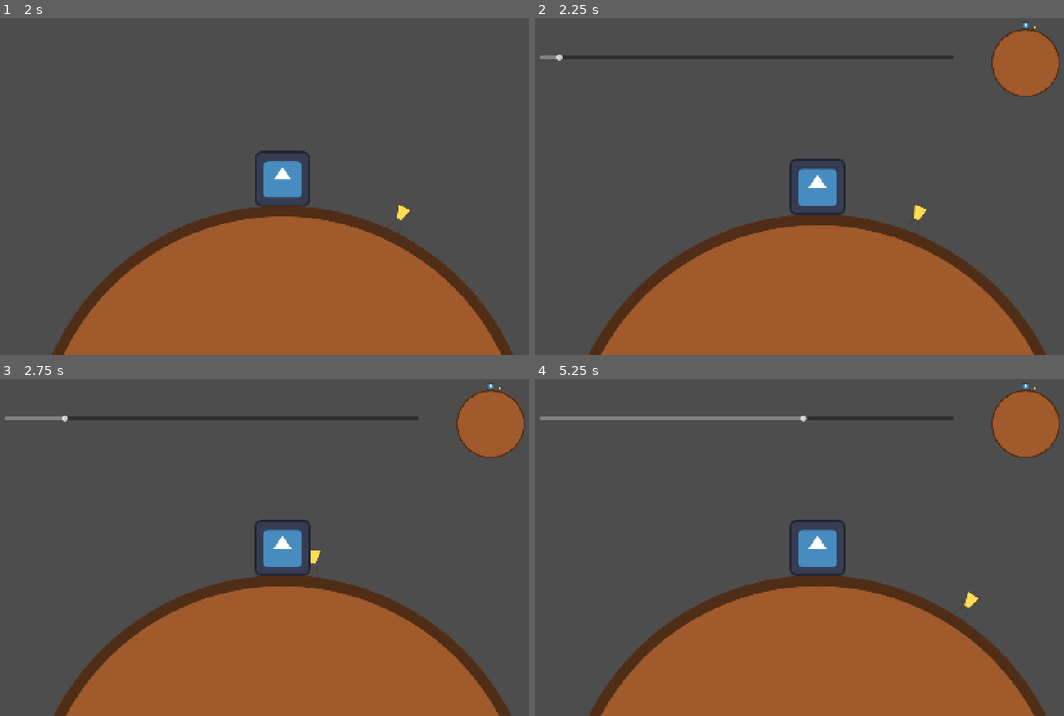
Above: before the commit, frames 1-4 (two rows, left to right).
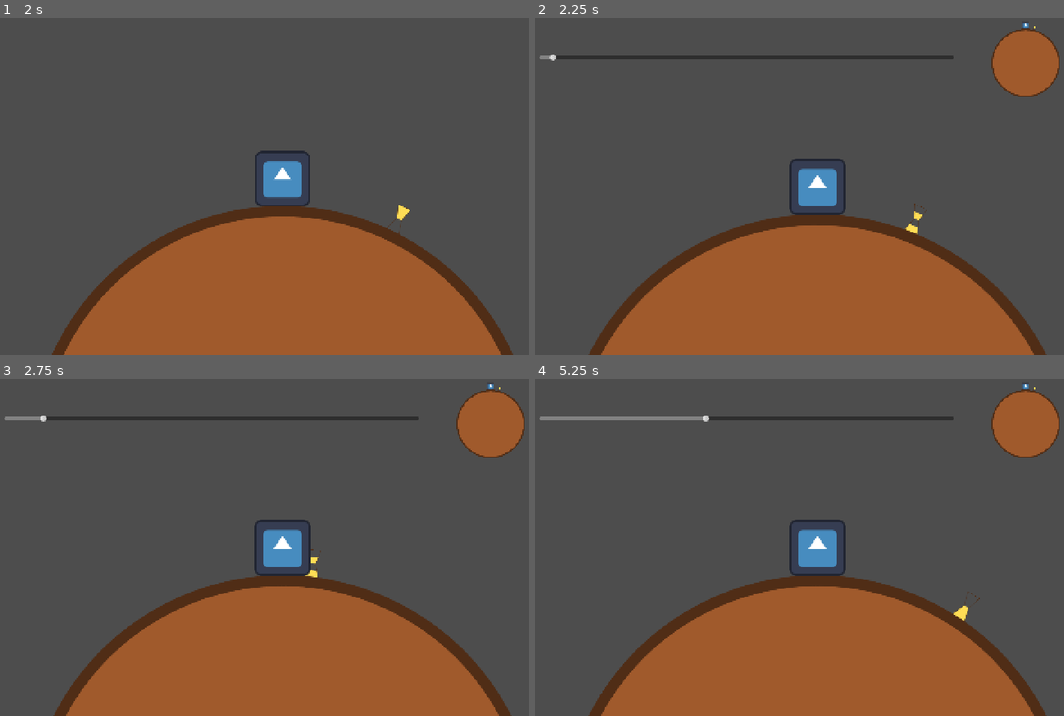
Above: after the commit, the same moments.

Repository: RajwolChapagain/GMTK-2025
Game: Godot game, scene res://scenes/main.tscn
Two runs of this game, one before a commit and one after it. Both use one fixed random seed, a clock stepped at 60 frames per second and the inputs below. The engine's default icon, where the game draws it, is replaced by a stand-in: a white triangle on a blue panel in a dark square.
Inputs:
- Up to frame 1 (2 s): hold Right (move_right) 0.53-1.28 s; hold Left (move_left) from 1.28 s (still down)
- Up to frame 2 (2.25 s): release Left (move_left) at 2.03 s; hold Right (move_right) from 2.03 s (still down)
- Up to frame 3 (2.75 s): keep holding Right (move_right)
- Up to frame 4 (5.25 s): release Right (move_right) at 3.53 s; hold Left (move_left) from 3.53 s (still down); tap Enter at 4.25 s

Frame 1 is identical in both runs. In frame 2, 0.1% of the frame differs, in the area x 2-75%, y 10-65%; in frame 3, 0.1%; in frame 4, 0.4%, in the area x 31-84%, y 10-72%.

Commit message:
Implement hourglass sand state through animated sprite

Diff:
--- a/scenes/hourglass.tscn
+++ b/scenes/hourglass.tscn
@@ -1,11 +1,32 @@
-[gd_scene load_steps=3 format=3 uid="uid://cmccydrsy5got"]
+[gd_scene load_steps=6 format=3 uid="uid://cmccydrsy5got"]
 
 [ext_resource type="Script" uid="uid://bwv5ynxwlrd2r" path="res://scripts/hourglass.gd" id="1_21rql"]
-[ext_resource type="Texture2D" uid="uid://cmk3suexuumih" path="res://assets/hourglass.png" id="1_136ty"]
+[ext_resource type="Texture2D" uid="uid://cmk3suexuumih" path="res://assets/hourglass_top_full.png" id="2_gljpn"]
+[ext_resource type="Texture2D" uid="uid://bmtaajc65yexh" path="res://assets/hourglass_top_half.png" id="3_iemr1"]
+[ext_resource type="Texture2D" uid="uid://b3xyti6chhd6d" path="res://assets/hourglass_top_empty.png" id="4_5hiwc"]
+
+[sub_resource type="SpriteFrames" id="SpriteFrames_qjjj4"]
+animations = [{
+"frames": [{
+"duration": 1.0,
+"texture": ExtResource("2_gljpn")
+}, {
+"duration": 1.0,
+"texture": ExtResource("3_iemr1")
+}, {
+"duration": 1.0,
+"texture": ExtResource("4_5hiwc")
+}],
+"loop": false,
+"name": &"default",
+"speed": 0.5
+}]
 
 [node name="Hourglass" type="Node2D"]
 script = ExtResource("1_21rql")
 state_names = Array[StringName]([&"sand_state"])
 
-[node name="Sprite2D" type="Sprite2D" parent="."]
-texture = ExtResource("1_136ty")
+[node name="AnimatedSprite2D" type="AnimatedSprite2D" parent="."]
+unique_name_in_owner = true
+sprite_frames = SubResource("SpriteFrames_qjjj4")
+autoplay = "default"
--- a/scenes/main.tscn
+++ b/scenes/main.tscn
@@ -119,5 +119,5 @@
 
 [node name="DayTimer" type="Timer" parent="."]
 unique_name_in_owner = true
-wait_time = 5.0
+wait_time = 8.0
 one_shot = true
--- a/scripts/hourglass.gd
+++ b/scripts/hourglass.gd
@@ -2,8 +2,15 @@
 
 @export var state_names: Array[StringName]
 
-enum SAND_STATES { TOP_FULL, TOP_HALF, TOP_EMPTY }
-var sand_state = SAND_STATES.TOP_FULL
+@onready var sand_state = %AnimatedSprite2D.frame:
+	get:
+		return sand_state
+	set(value):
+		%AnimatedSprite2D.frame = value
+		sand_state = value
+
+func _ready() -> void:
+	%AnimatedSprite2D.frame_changed.connect(on_animation_frame_changed)
 
 func get_state() -> Dictionary:
 	var state = {}
@@ -20,3 +27,6 @@
 func set_state(states: Dictionary) -> void:
 	for state_name in states:
 		set(state_name, states[state_name])
+
+func on_animation_frame_changed() -> void:
+	sand_state = %AnimatedSprite2D.frame
Binary file added: assets/hourglass_top_empty.png
Not shown, changed: assets/hourglass_top_empty.png.import
Renamed: assets/hourglass.png -> assets/hourglass_top_full.png
Not shown, added: assets/hourglass_top_full.png.import
Binary file added: assets/hourglass_top_half.png
Not shown, added: assets/hourglass_top_half.png.import
